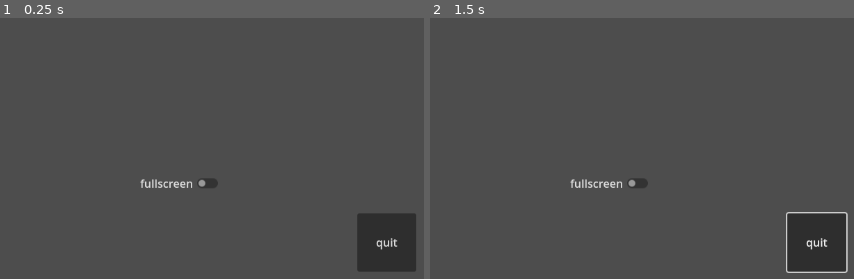
Above: before the commit, frames 1-2 (left to right).
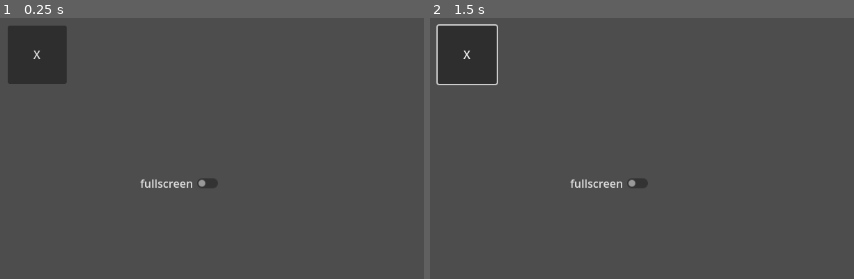
Above: after the commit, the same moments.

Repository: Wilvy10/Bonk
Game: Godot game, scene res://scenes/settings.tscn
Two runs of this game, one before a commit and one after it. Both use one fixed random seed, a clock stepped at 60 frames per second and the inputs below. This scene is started directly instead of the project's main scene.
Inputs (mouse positions are in pixels of both pictures, inside the frame that each line leads up to):
- Up to frame 1 (0.25 s): no input
- Up to frame 2 (1.5 s): click "quit" (after the commit: "X") at 0.5 s; move the mouse to (outside the picture) at 1.27 s

The runs differ from the first frame. In frame 1, 6.0% of the frame differs, in the area x 1-99%, y 3-97%; in frame 2, 6.6%, in the area x 1-99%, y 2-98%.

Commit message:
made some adjustments

Diff:
--- a/sbgj-bonk(unnamed-project)/Menu.tscn
+++ /dev/null
@@ -1,55 +0,0 @@
-[gd_scene load_steps=3 format=3 uid="uid://bq5bj0fhh6ud0"]
-
-[ext_resource type="Script" uid="uid://byiade1vg0pc3" path="res://scripts/menu.gd" id="1_uubjt"]
-[ext_resource type="Texture2D" uid="uid://b6ckrw1k1hrg8" path="res://images/Background and UI/title_screen.png" id="2_5yleq"]
-
-[node name="Menu" type="Control"]
-layout_mode = 3
-anchors_preset = 15
-anchor_right = 1.0
-anchor_bottom = 1.0
-grow_horizontal = 2
-grow_vertical = 2
-script = ExtResource("1_uubjt")
-
-[node name="TextureRect" type="TextureRect" parent="."]
-layout_mode = 1
-anchors_preset = 15
-anchor_right = 1.0
-anchor_bottom = 1.0
-grow_horizontal = 2
-grow_vertical = 2
-texture = ExtResource("2_5yleq")
-
-[node name="VBoxContainer" type="VBoxContainer" parent="."]
-layout_mode = 1
-anchors_preset = 7
-anchor_left = 0.5
-anchor_top = 1.0
-anchor_right = 0.5
-anchor_bottom = 1.0
-offset_left = -243.25
-offset_top = -300.0
-offset_right = 243.25
-grow_horizontal = 2
-grow_vertical = 0
-theme_override_constants/separation = 22
-
-[node name="start button" type="Button" parent="VBoxContainer"]
-layout_mode = 2
-theme_override_font_sizes/font_size = 51
-text = "Start "
-
-[node name="settings button" type="Button" parent="VBoxContainer"]
-layout_mode = 2
-theme_override_font_sizes/font_size = 51
-text = "Settings"
-
-[node name="exit button" type="Button" parent="VBoxContainer"]
-layout_mode = 2
-theme_override_font_sizes/font_size = 51
-text = "Exit"
-
-[connection signal="pressed" from="VBoxContainer/start button" to="." method="_on_start_pressed"]
-[connection signal="pressed" from="VBoxContainer/settings button" to="." method="_on_settings_pressed"]
-[connection signal="pressed" from="VBoxContainer/exit button" to="." method="_on_exit_pressed"]
--- a/sbgj-bonk(unnamed-project)/main_game.tscn
+++ /dev/null
@@ -1,80 +0,0 @@
-[gd_scene load_steps=4 format=3 uid="uid://bis7em4d36saf"]
-
-[ext_resource type="Script" uid="uid://b7ok75uteft6b" path="res://scripts/main.gd" id="1_ykeeq"]
-[ext_resource type="Texture2D" uid="uid://cg2405b3teyai" path="res://images/Person Icons/cat_person.png" id="1_yx7mw"]
-[ext_resource type="Texture2D" uid="uid://bov0ajova0mav" path="res://images/Post Icons/peeking_cat.png" id="2_ykeeq"]
-
-[node name="Node2D" type="Node2D"]
-script = ExtResource("1_ykeeq")
-
-[node name="user" type="Node" parent="."]
-
-[node name="user_background" type="Polygon2D" parent="user"]
-modulate = Color(1, 0.67058825, 1, 1)
-position = Vector2(143, 299)
-polygon = PackedVector2Array(-112, -244, 102, -245, 104, 235, -112, 235)
-
-[node name="user_details" type="Label" parent="user/user_background"]
-offset_left = -112.0
-offset_top = -129.0
-offset_right = 103.0
-offset_bottom = -52.0
-theme_override_colors/font_color = Color(0, 0, 0, 1)
-text = "Talia she/her
-mum of 3 cute cats"
-
-[node name="user_image" type="TextureRect" parent="user/user_background"]
-offset_left = -68.0
-offset_top = -77.0
-offset_right = 40.0
-offset_bottom = 40.0
-
-[node name="CatPerson" type="Sprite2D" parent="user"]
-position = Vector2(138.06252, 112)
-scale = Vector2(0.09282766, 0.08892746)
-texture = ExtResource("1_yx7mw")
-
-[node name="headline" type="Polygon2D" parent="."]
-z_index = 2
-position = Vector2(450.99994, 139)
-scale = Vector2(0.92703867, 1)
-polygon = PackedVector2Array(-100, -82, 131, -82, 133, 81, -99, 81)
-
-[node name="headline_text" type="Label" parent="headline"]
-offset_left = -98.9213
-offset_top = -82.0
-offset_right = 131.60187
-offset_bottom = 74.0
-theme_override_colors/font_color = Color(0, 0, 0, 1)
-theme_override_font_sizes/font_size = 15
-text = "cat shelters in [local area] are overrun after christmas magic dissapears. https://news.com/catpocalypse_after_christmas/"
-autowrap_mode = 3
-clip_text = true
-
-[node name="post" type="Polygon2D" parent="headline"]
-z_index = 2
-position = Vector2(307.43063, -9)
-scale = Vector2(0.92703867, 1)
-polygon = PackedVector2Array(-101.80558, -83.26585, 132.78229, -83.26585, 131.14148, 109, 18.504211, 106.99997, -100.23328, 107)
-uv = PackedVector2Array(-101.80558, -83.26585, 132.78229, -83.26585, 131.14148, 109, 18.504211, 106.99997, -100.23328, 107)
-
-[node name="PeekingCat" type="Sprite2D" parent="headline/post"]
-position = Vector2(16.942505, -14.674061)
-scale = Vector2(0.13198397, 0.10289207)
-texture = ExtResource("2_ykeeq")
-
-[node name="Label" type="Label" parent="headline/post"]
-offset_left = -100.06967
-offset_top = 59.0
-offset_right = 129.15982
-offset_bottom = 82.0
-theme_override_colors/font_color = Color(0, 0, 0, 1)
-text = "DailyCats!"
-
-[node name="Label2" type="Label" parent="headline/post"]
-offset_left = -98.90613
-offset_top = 84.0
-offset_right = 130.32336
-offset_bottom = 107.0
-theme_override_colors/font_color = Color(0, 0.90588236, 0, 1)
-text = "Happiness: +1"
--- a/sbgj-bonk(unnamed-project)/scenes/main_game.tscn
+++ b/sbgj-bonk(unnamed-project)/scenes/main_game.tscn
@@ -2,11 +2,11 @@
 
 [ext_resource type="Texture2D" uid="uid://cg2405b3teyai" path="res://images/Person Icons/cat_person.png" id="1_d2op2"]
 [ext_resource type="Script" uid="uid://b7ok75uteft6b" path="res://scripts/main.gd" id="1_wi4c7"]
-[ext_resource type="Script" uid="uid://bvjf2gjqce04" path="res://scenes/user.gd" id="1_ygxny"]
+[ext_resource type="Script" uid="uid://bvjf2gjqce04" path="res://scripts/user.gd" id="1_ygxny"]
 [ext_resource type="Script" uid="uid://d0yl56gloome3" path="res://scripts/post.gd" id="2_0rdsr"]
-[ext_resource type="Script" uid="uid://bt05dq5eiet1v" path="res://scenes/happiness_meter.gd" id="2_wi4c7"]
+[ext_resource type="Script" uid="uid://bt05dq5eiet1v" path="res://scripts/happiness_meter.gd" id="2_wi4c7"]
 [ext_resource type="Texture2D" uid="uid://bov0ajova0mav" path="res://images/Post Icons/peeking_cat.png" id="3_ipu61"]
-[ext_resource type="Script" uid="uid://dpjsttnwfnlcc" path="res://scenes/drop_box.gd" id="4_0rdsr"]
+[ext_resource type="Script" uid="uid://dpjsttnwfnlcc" path="res://scripts/drop_box.gd" id="4_0rdsr"]
 [ext_resource type="Script" uid="uid://b3nj8wxf7wwnl" path="res://scripts/generator.gd" id="5_ipu61"]
 
 [sub_resource type="RectangleShape2D" id="RectangleShape2D_70vka"]
--- a/sbgj-bonk(unnamed-project)/scenes/settings.tscn
+++ b/sbgj-bonk(unnamed-project)/scenes/settings.tscn
@@ -18,8 +18,8 @@
 
 [node name="quit" type="Button" parent="."]
 layout_mode = 0
-offset_left = 544.0
-offset_top = 295.0
-offset_right = 629.0
-offset_bottom = 379.0
-text = "quit"
+offset_left = 40.0
+offset_top = 24.0
+offset_right = 125.0
+offset_bottom = 108.0
+text = "X"
--- a/sbgj-bonk(unnamed-project)/scripts/menu.gd
+++ b/sbgj-bonk(unnamed-project)/scripts/menu.gd
@@ -16,7 +16,7 @@
 
 
 func _on_settings_pressed() -> void:
-	print("settings pressed")
+	get_tree().change_scene_to_file("res://scenes/settings.tscn")
 
 
 func _on_exit_pressed() -> void:
--- a/sbgj-bonk(unnamed-project)/scripts/post.gd
+++ b/sbgj-bonk(unnamed-project)/scripts/post.gd
@@ -4,7 +4,7 @@
 var _offset = Vector2(0,0)
 var startPosition = Vector2(0,0)
 var collision = false
-var happiness = 1
+var happiness = +1
 var selected = false
 var onFeed = false
 var dropBox = Node
@@ -78,7 +78,7 @@
 
 func _on_area_2d_area_entered(area: Area2D) -> void:
 	collision = true
-	#happiness += 10
+
 	print("in box")
 
 
@@ -87,7 +87,7 @@
 func _on_area_2d_area_exited(area: Area2D) -> void:
 	collision = false
 
-	#happiness -= 10
+
 	print("out of box")
 
 func get_happiness():
Renamed: sbgj-bonk(unnamed-project)/scenes/drop_box.gd -> sbgj-bonk(unnamed-project)/scripts/drop_box.gd
Renamed: sbgj-bonk(unnamed-project)/scenes/drop_box.gd.uid -> sbgj-bonk(unnamed-project)/scripts/drop_box.gd.uid
Renamed: sbgj-bonk(unnamed-project)/scenes/happiness_meter.gd -> sbgj-bonk(unnamed-project)/scripts/happiness_meter.gd
Renamed: sbgj-bonk(unnamed-project)/scenes/happiness_meter.gd.uid -> sbgj-bonk(unnamed-project)/scripts/happiness_meter.gd.uid
Renamed: sbgj-bonk(unnamed-project)/scenes/user.gd -> sbgj-bonk(unnamed-project)/scripts/user.gd
Renamed: sbgj-bonk(unnamed-project)/scenes/user.gd.uid -> sbgj-bonk(unnamed-project)/scripts/user.gd.uid
